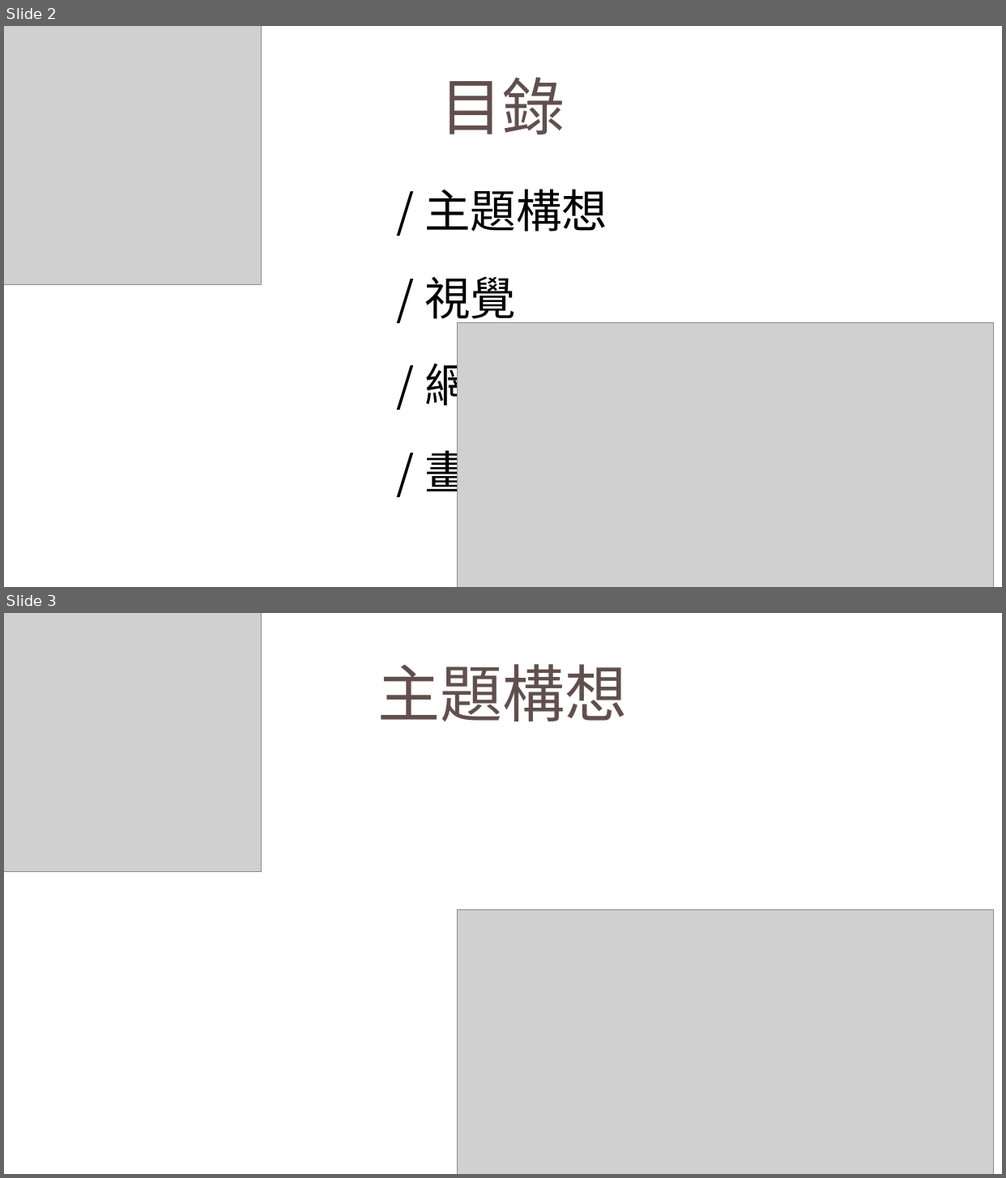
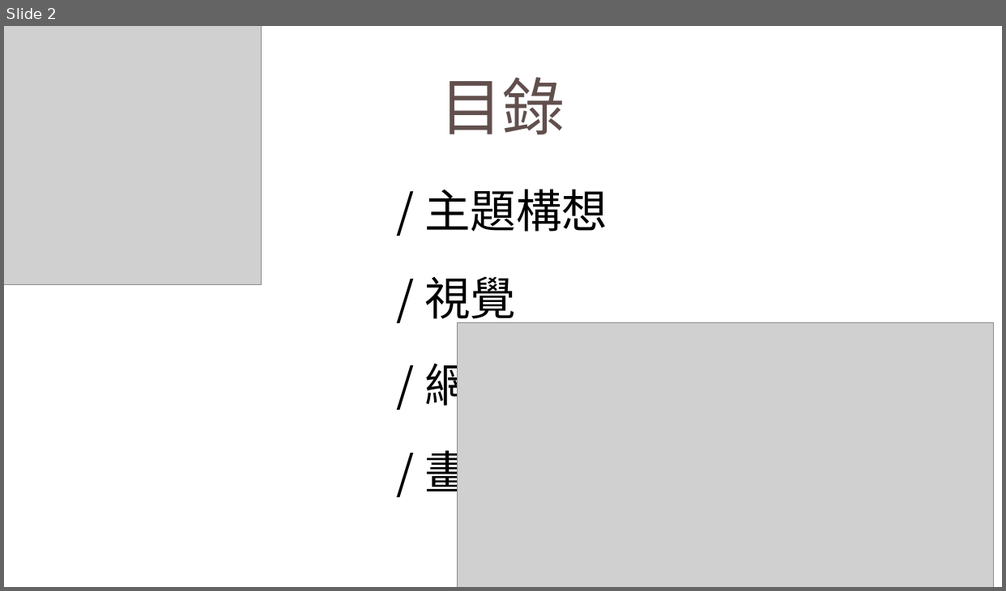
Before and after one commit to 0101dd/zhuan-ti-su-cai, a slide deck: 前端專題提案報告.pptx. Shown one above the other, each under a label of ours: slides 2 and 3 before the commit, slide 2 after it. The pictures are 1006x1178 and 1006x591 pixels, drawn with LibreOffice and Linux fonts; fonts in the diff are those of the drawing; grey boxes stand for pictures; background and template pictures are left out. Boxes give left, top, right and bottom in pixels: in the first picture for what was removed or moved away, otherwise in the second. Text is boxed around its words. In the diff, an @@ line names an element or a change of style, - is before the commit and + after.

```diff
--- a/前端專題提案報告.pptx
+++ b/前端專題提案報告.pptx
@@ slide 3 removed at (x1=4, y1=613, x2=1002, y2=1174), background picture (left out) @@
@@ picture removed at (x1=4, y1=613, x2=262, y2=871) @@
@@ title removed at (x1=378, y1=664, x2=628, y2=722) @@
-主題構想
@@ rounded rectangle removed at (x1=117, y1=730, x2=862, y2=1123) @@
@@ picture removed at (x1=457, y1=910, x2=994, y2=1174) @@
```
Also in this commit, not shown: 5 other slides changed, 6 slides added, 1 other slide removed, 7 other files.
